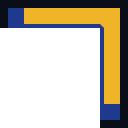
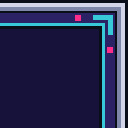
Before/after of a 128 x 128 layered artwork. What changed in the layer stack:
renamed "gold" to "frame", painted on it over (0, 3, 125, 128)
removed layer "cob" over (8, 8, 120, 120)
removed layer "ink" over (0, 3, 125, 128)
